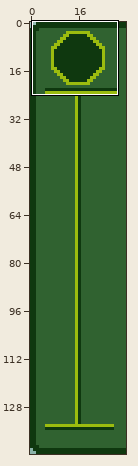
A pixel-art file gets an edit: Aseprite/Track.aseprite. Above, an overview of the earlier version with the close-up marked.
Close-up. Before:
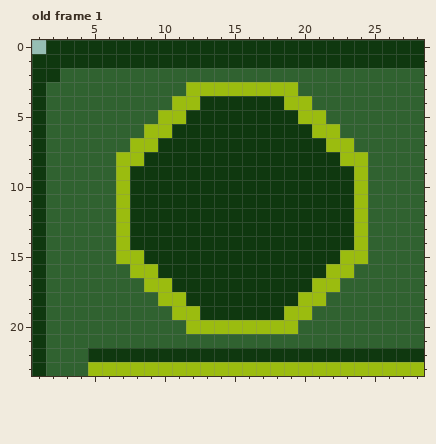
32x144 pixels, 1 frame. Shown: old frame 1: x 1..28, y 0..23.
The result:
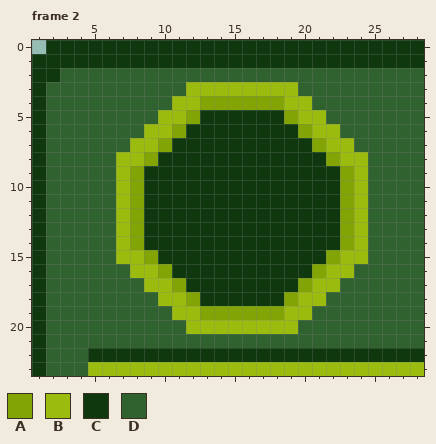
Palette (. is transparent): A #82a404  B #9bbc0f  C #0f380f  D #306230
A new or re-ordered frame is compared with the old frame closest to it.
From old to new:
frames 1 -> 2
layer "Layer" added
layer "Layer 1" removed
layer "Layer 2" removed
--- frame 2 is new; against old frame 1, layer "Layer"
@@ x 1..28 @@
  3 CDDDDDDDDDDBBBBBBBBDDDDDDDDD
- 4 CDDDDDDDDDBBCCCCCCBBDDDDDDDD
- 5 CDDDDDDDDBBCCCCCCCCBBDDDDDDD
- 6 CDDDDDDDBBCCCCCCCCCCBBDDDDDD
- 7 CDDDDDDBBCCCCCCCCCCCCBBDDDDD
- 8 CDDDDDBBCCCCCCCCCCCCCCBBDDDD
- 9 CDDDDDBCCCCCCCCCCCCCCCCBDDDD
-10 CDDDDDBCCCCCCCCCCCCCCCCBDDDD
-11 CDDDDDBCCCCCCCCCCCCCCCCBDDDD
-12 CDDDDDBCCCCCCCCCCCCCCCCBDDDD
-13 CDDDDDBCCCCCCCCCCCCCCCCBDDDD
-14 CDDDDDBCCCCCCCCCCCCCCCCBDDDD
-15 CDDDDDBBCCCCCCCCCCCCCCBBDDDD
-16 CDDDDDDBBCCCCCCCCCCCCBBDDDDD
-17 CDDDDDDDBBCCCCCCCCCCBBDDDDDD
-18 CDDDDDDDDBBCCCCCCCCBBDDDDDDD
-19 CDDDDDDDDDBBCCCCCCBBDDDDDDDD
+ 4 CDDDDDDDDDBBAAAAAABBDDDDDDDD
+ 5 CDDDDDDDDBBACCCCCCABBDDDDDDD
+ 6 CDDDDDDDBBACCCCCCCCABBDDDDDD
+ 7 CDDDDDDBBACCCCCCCCCCABBDDDDD
+ 8 CDDDDDBBACCCCCCCCCCCCABBDDDD
+ 9 CDDDDDBACCCCCCCCCCCCCCABDDDD
+10 CDDDDDBACCCCCCCCCCCCCCABDDDD
+11 CDDDDDBACCCCCCCCCCCCCCABDDDD
+12 CDDDDDBACCCCCCCCCCCCCCABDDDD
+13 CDDDDDBACCCCCCCCCCCCCCABDDDD
+14 CDDDDDBACCCCCCCCCCCCCCABDDDD
+15 CDDDDDBBACCCCCCCCCCCCABBDDDD
+16 CDDDDDDBBACCCCCCCCCCABBDDDDD
+17 CDDDDDDDBBACCCCCCCCABBDDDDDD
+18 CDDDDDDDDBBACCCCCCABBDDDDDDD
+19 CDDDDDDDDDBBAAAAAABBDDDDDDDD
 20 CDDDDDDDDDDBBBBBBBBDDDDDDDDD
